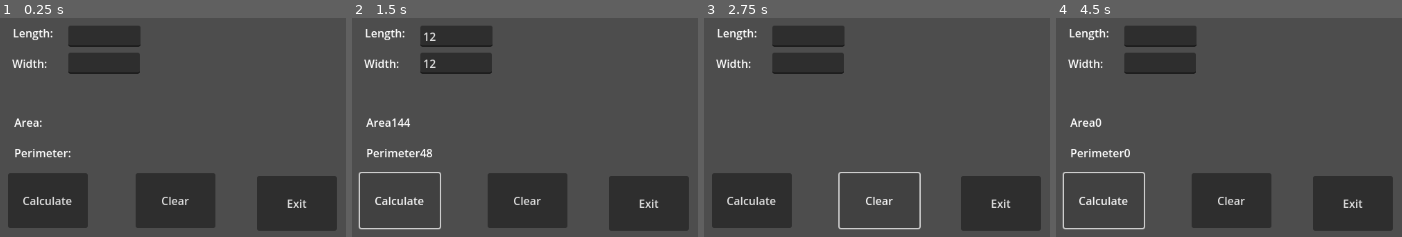
Above: before the commit, frames 1-4 (left to right).
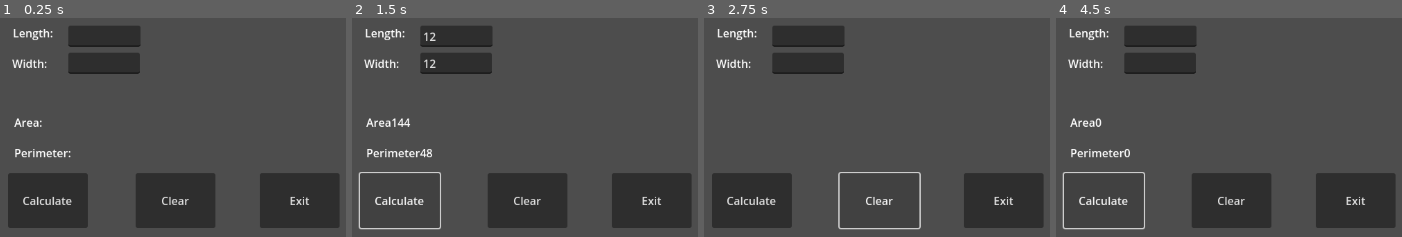
Above: after the commit, the same moments.

Repository: KalebGg/GameDesign1
Game: Godot game, scene res://prog_52a.tscn
Two runs of this game, one before a commit and one after it. Both use one fixed random seed, a clock stepped at 60 frames per second and the inputs below. The project has no main scene, so this scene is started directly.
Inputs (mouse positions are in pixels of both pictures, inside the frame that each line leads up to):
- Up to frame 1 (0.25 s): no input
- Up to frame 2 (1.5 s): click (455, 35) at 0.52 s; type "12" at 0.6 s; click (455, 63) at 0.75 s; type "12" at 0.83 s; click "Calculate" at 1.25 s
- Up to frame 3 (2.75 s): click "Clear" at 2 s
- Up to frame 4 (4.5 s): click "Calculate" at 2.75 s; click "Clear" at 3.5 s; click "Calculate" at 4.25 s

The runs differ from the first frame. In frame 1, 1.2% of the frame differs, in the area x 74-98%, y 70-98%; in frame 2, 1.2%; in frame 3, 1.2%; in frame 4, 1.2%.

Commit message:
little code, not finished UI looks nice though

Diff:
--- /dev/null
+++ b/Control.gd
@@ -0,0 +1,6 @@
+extends Control
+
+
+
+func _on_exit_pressed():
+	get_tree().quit()
--- /dev/null
+++ b/control.tscn
@@ -0,0 +1,58 @@
+[gd_scene load_steps=2 format=3 uid="uid://c0jn63bywegjp"]
+
+[ext_resource type="Script" path="res://Control.gd" id="1_0vp73"]
+
+[node name="Control" type="Control"]
+layout_mode = 3
+anchors_preset = 15
+anchor_right = 1.0
+anchor_bottom = 1.0
+offset_left = 2.0
+offset_right = 2.0
+grow_horizontal = 2
+grow_vertical = 2
+script = ExtResource("1_0vp73")
+
+[node name="CLAC" type="Button" parent="."]
+layout_mode = 0
+offset_left = 63.0
+offset_top = 336.0
+offset_right = 276.0
+offset_bottom = 415.0
+text = "Calculate"
+
+[node name="CLEAR" type="Button" parent="."]
+layout_mode = 0
+offset_left = 377.0
+offset_top = 334.0
+offset_right = 590.0
+offset_bottom = 413.0
+text = "Clear text "
+
+[node name="EXIT" type="Button" parent="."]
+layout_mode = 0
+offset_left = 673.0
+offset_top = 334.0
+offset_right = 886.0
+offset_bottom = 413.0
+text = "Exit program "
+
+[node name="Label" type="Label" parent="."]
+layout_mode = 0
+offset_left = 51.0
+offset_top = 34.0
+offset_right = 290.0
+offset_bottom = 80.0
+text = "INPUT: "
+
+[node name="LineEdit" type="LineEdit" parent="."]
+layout_mode = 0
+offset_left = 124.0
+offset_top = 29.0
+offset_right = 384.0
+offset_bottom = 62.0
+
+[connection signal="pressed" from="CLAC" to="." method="_on_button_pressed"]
+[connection signal="pressed" from="CLEAR" to="." method="_on_clear_pressed"]
+[connection signal="pressed" from="CLEAR" to="." method="_on_button_pressed"]
+[connection signal="pressed" from="EXIT" to="." method="_on_exit_pressed"]
--- a/prog_52a.tscn
+++ b/prog_52a.tscn
@@ -80,10 +80,10 @@
 
 [node name="Exit" type="Button" parent="."]
 layout_mode = 0
-offset_left = 385.0
-offset_top = 254.0
-offset_right = 500.0
-offset_bottom = 333.0
+offset_left = 389.0
+offset_top = 250.0
+offset_right = 504.0
+offset_bottom = 329.0
 text = "Exit"
 
 [connection signal="pressed" from="calc" to="." method="_on_calc_pressed"]
